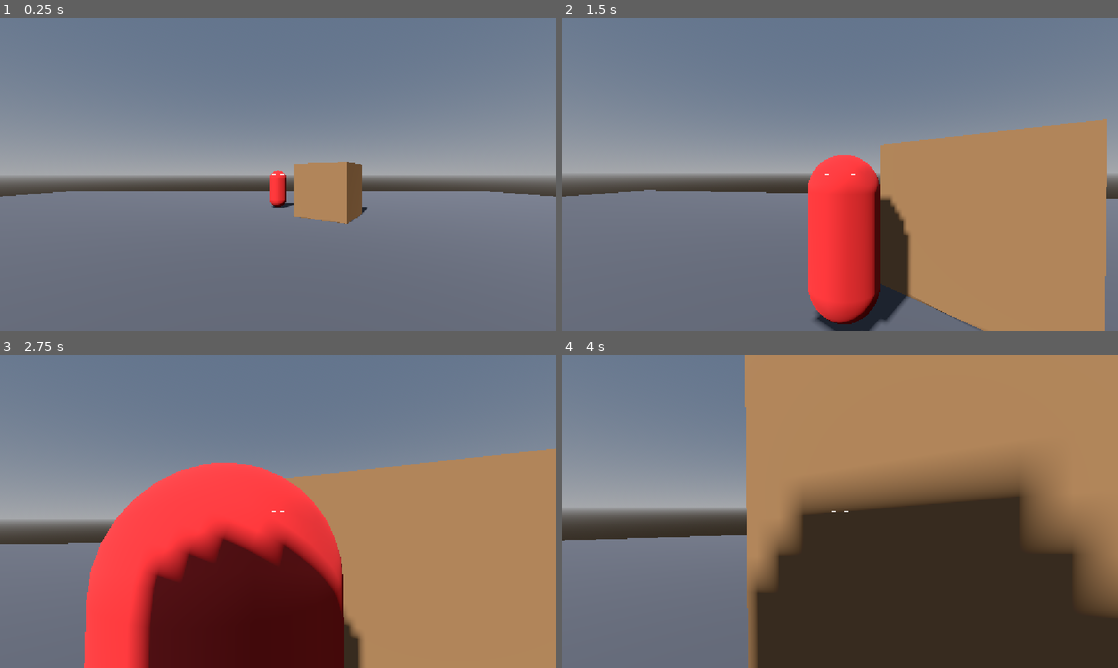
Above: before the commit, frames 1-4 (two rows, left to right).
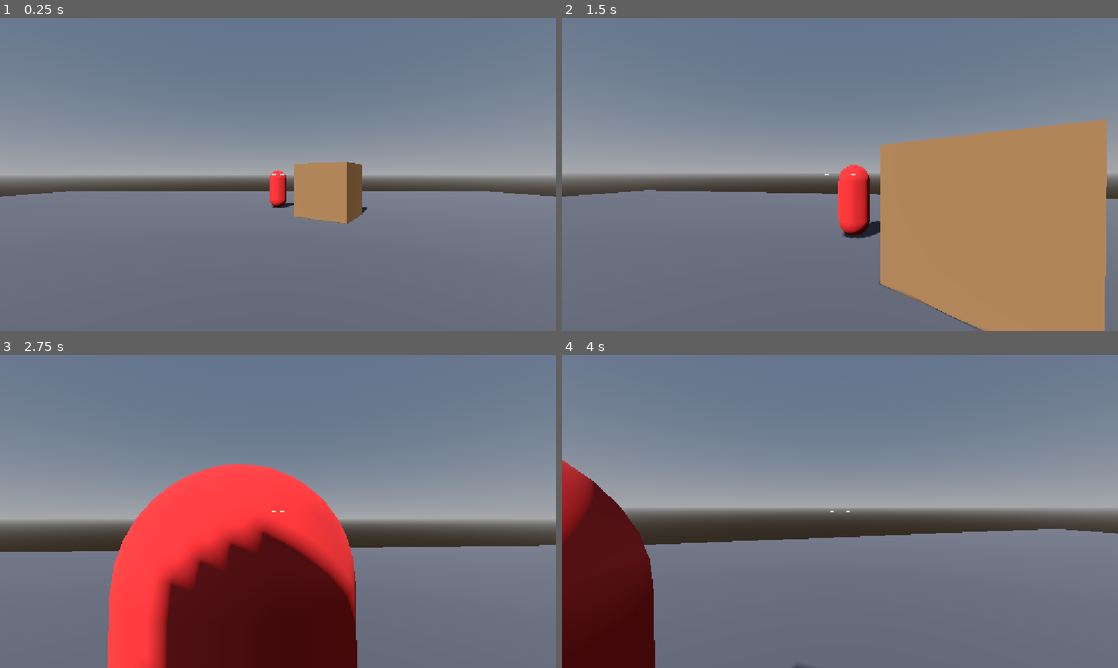
Above: after the commit, the same moments.

Repository: rcorre/exo
Game: Godot game, scene res://world/test_arena.tscn
Two runs of this game, one before a commit and one after it. Both use one fixed random seed, a clock stepped at 60 frames per second and the inputs below.
Inputs (mouse positions are in pixels of both pictures, inside the frame that each line leads up to):
- Up to frame 1 (0.25 s): no input
- Up to frame 2 (1.5 s): tap Enter at 0.5 s; move the mouse to (867, 174) at 0.52 s; press the mouse at (867, 174) at 0.53 s; hold W (move_forward) from 0.53 s (still down); move the mouse to (812, 174) at 1.27 s; release the mouse at (812, 174) at 1.28 s; click (812, 174) at 1.35 s
- Up to frame 3 (2.75 s): keep holding W (move_forward); move the mouse to (289, 505) at 2.02 s; press the mouse at (289, 505) at 2.03 s
- Up to frame 4 (4 s): keep holding W (move_forward); tap Space at 2.75 s; move the mouse to (834, 517) at 2.77 s; release the mouse at (834, 517) at 2.78 s; click (834, 517) at 2.85 s; tap Enter at 3.5 s; move the mouse to (878, 514) at 3.52 s; press the mouse at (878, 514) at 3.53 s

The runs differ from the first frame. In frame 2, 7.8% of the frame differs, in the area x 44-63%, y 43-100%; in frame 3, 34%; in frame 4, 74%, in the area x 0-100%, y 0-100%.

Commit message:
Add audio-based aggro from player movement noise

Diff:
--- a/enemies/enemy.gd
+++ b/enemies/enemy.gd
@@ -7,6 +7,9 @@
 const AGGRO_GAIN_TIME := 0.5
 const AGGRO_DECAY_TIME := 10.0
 const CHASE_SPEED := 3.0
+
+const HEARING_RANGE := 12.0
+const AUDIO_AGGRO_TIME := 3.0
 
 var health: int
 var aggro: float = 0.0
@@ -25,9 +28,12 @@
 
 	var player := _get_player()
 	var can_see := player != null and _can_see_player(player)
+	var audio_gain_rate := _audio_gain_rate(player) if player else 0.0
 
 	if can_see:
 		aggro = min(aggro + delta / AGGRO_GAIN_TIME, 1.0)
+	elif audio_gain_rate > 0.0:
+		aggro = min(aggro + audio_gain_rate * delta, 1.0)
 	else:
 		aggro = max(aggro - delta / AGGRO_DECAY_TIME, 0.0)
 
@@ -70,6 +76,15 @@
 	var result := get_world_3d().direct_space_state.intersect_ray(query)
 	return result.is_empty() or result.collider == player
 
+func _audio_gain_rate(player: Node3D) -> float:
+	var distance := global_position.distance_to(player.global_position)
+	var distance_factor: float = clamp(1.0 - distance / HEARING_RANGE, 0.0, 1.0)
+
+	var horizontal_speed := Vector2(player.velocity.x, player.velocity.z).length()
+	var speed_factor: float = clamp(horizontal_speed / float(player.SPEED), 0.0, 1.0)
+
+	return distance_factor * speed_factor / AUDIO_AGGRO_TIME
+
 func _chase(player: Node3D) -> void:
 	var to_player := player.global_position - global_position
 	to_player.y = 0.0
--- a/world/test_arena.tscn
+++ b/world/test_arena.tscn
@@ -1,4 +1,4 @@
-[gd_scene load_steps=12 format=3]
+[gd_scene format=3 uid="uid://cdqvbmvf1vdqp"]
 
 [ext_resource type="PackedScene" path="res://player/player.tscn" id="1"]
 [ext_resource type="PackedScene" path="res://enemies/enemy.tscn" id="2"]
@@ -33,60 +33,57 @@
 [sub_resource type="StandardMaterial3D" id="StandardMaterial3D_crate"]
 albedo_color = Color(0.55, 0.4, 0.25, 1)
 
-[node name="TestArena" type="Node3D"]
+[node name="TestArena" type="Node3D" unique_id=1207197764]
 
-[node name="WorldEnvironment" type="WorldEnvironment" parent="."]
+[node name="WorldEnvironment" type="WorldEnvironment" parent="." unique_id=732336166]
 environment = SubResource("Environment_1")
 
-[node name="DirectionalLight3D" type="DirectionalLight3D" parent="."]
-rotation_degrees = Vector3(-45, -30, 0)
+[node name="DirectionalLight3D" type="DirectionalLight3D" parent="." unique_id=1046133947]
+transform = Transform3D(0.8660254, 0.35355338, -0.35355338, 0, 0.70710677, 0.70710677, 0.5, -0.6123724, 0.6123724, 0, 0, 0)
 shadow_enabled = true
 
-[node name="Floor" type="StaticBody3D" parent="."]
-position = Vector3(0, -0.5, 0)
+[node name="Floor" type="StaticBody3D" parent="." unique_id=721344353]
+transform = Transform3D(1, 0, 0, 0, 1, 0, 0, 0, 1, 0, -0.5, 0)
 
-[node name="CollisionShape3D" type="CollisionShape3D" parent="Floor"]
+[node name="CollisionShape3D" type="CollisionShape3D" parent="Floor" unique_id=1825842498]
 shape = SubResource("BoxShape3D_floor")
 
-[node name="MeshInstance3D" type="MeshInstance3D" parent="Floor"]
+[node name="MeshInstance3D" type="MeshInstance3D" parent="Floor" unique_id=1911848582]
 mesh = SubResource("BoxMesh_floor")
 surface_material_override/0 = SubResource("StandardMaterial3D_floor")
 
-[node name="Crate1" type="StaticBody3D" parent="."]
-position = Vector3(6, 1, 4)
+[node name="Crate1" type="StaticBody3D" parent="." unique_id=1550324261]
+transform = Transform3D(1, 0, 0, 0, 1, 0, 0, 0, 1, 6, 1, 4)
 
-[node name="CollisionShape3D" type="CollisionShape3D" parent="Crate1"]
+[node name="CollisionShape3D" type="CollisionShape3D" parent="Crate1" unique_id=1104414869]
 shape = SubResource("BoxShape3D_crate")
 
-[node name="MeshInstance3D" type="MeshInstance3D" parent="Crate1"]
+[node name="MeshInstance3D" type="MeshInstance3D" parent="Crate1" unique_id=1738405100]
 mesh = SubResource("BoxMesh_crate")
 surface_material_override/0 = SubResource("StandardMaterial3D_crate")
 
-[node name="Crate2" type="StaticBody3D" parent="."]
-position = Vector3(-5, 1, 6)
-rotation_degrees = Vector3(0, 20, 0)
+[node name="Crate2" type="StaticBody3D" parent="." unique_id=504712975]
+transform = Transform3D(0.9396926, 0, 0.34202012, 0, 1, 0, -0.34202012, 0, 0.9396926, -5, 1, 6)
 
-[node name="CollisionShape3D" type="CollisionShape3D" parent="Crate2"]
+[node name="CollisionShape3D" type="CollisionShape3D" parent="Crate2" unique_id=1893113961]
 shape = SubResource("BoxShape3D_crate")
 
-[node name="MeshInstance3D" type="MeshInstance3D" parent="Crate2"]
+[node name="MeshInstance3D" type="MeshInstance3D" parent="Crate2" unique_id=1598206486]
 mesh = SubResource("BoxMesh_crate")
 surface_material_override/0 = SubResource("StandardMaterial3D_crate")
 
-[node name="Crate3" type="StaticBody3D" parent="."]
-position = Vector3(2, 1, -8)
-rotation_degrees = Vector3(0, -35, 0)
+[node name="Crate3" type="StaticBody3D" parent="." unique_id=308076177]
+transform = Transform3D(0.81915206, 0, -0.57357645, 0, 1, 0, 0.57357645, 0, 0.81915206, 2, 1, -8)
 
-[node name="CollisionShape3D" type="CollisionShape3D" parent="Crate3"]
+[node name="CollisionShape3D" type="CollisionShape3D" parent="Crate3" unique_id=1315601538]
 shape = SubResource("BoxShape3D_crate")
 
-[node name="MeshInstance3D" type="MeshInstance3D" parent="Crate3"]
+[node name="MeshInstance3D" type="MeshInstance3D" parent="Crate3" unique_id=853064416]
 mesh = SubResource("BoxMesh_crate")
 surface_material_override/0 = SubResource("StandardMaterial3D_crate")
 
-[node name="Player" parent="." instance=ExtResource("1")]
-position = Vector3(0, 0.1, 0)
+[node name="Player" parent="." unique_id=407313818 instance=ExtResource("1")]
+transform = Transform3D(1, 0, 0, 0, 1, 0, 0, 0, 1, 0, 0.1, 0)
 
-[node name="Enemy" parent="." instance=ExtResource("2")]
-position = Vector3(0, 0, -10)
-rotation_degrees = Vector3(0, 180, 0)
+[node name="Enemy" parent="." unique_id=1277205576 instance=ExtResource("2")]
+transform = Transform3D(0.17191774, 0, 0.9851113, 0, 1, 0, -0.9851113, 0, 0.17191774, 0, 0, -10)
